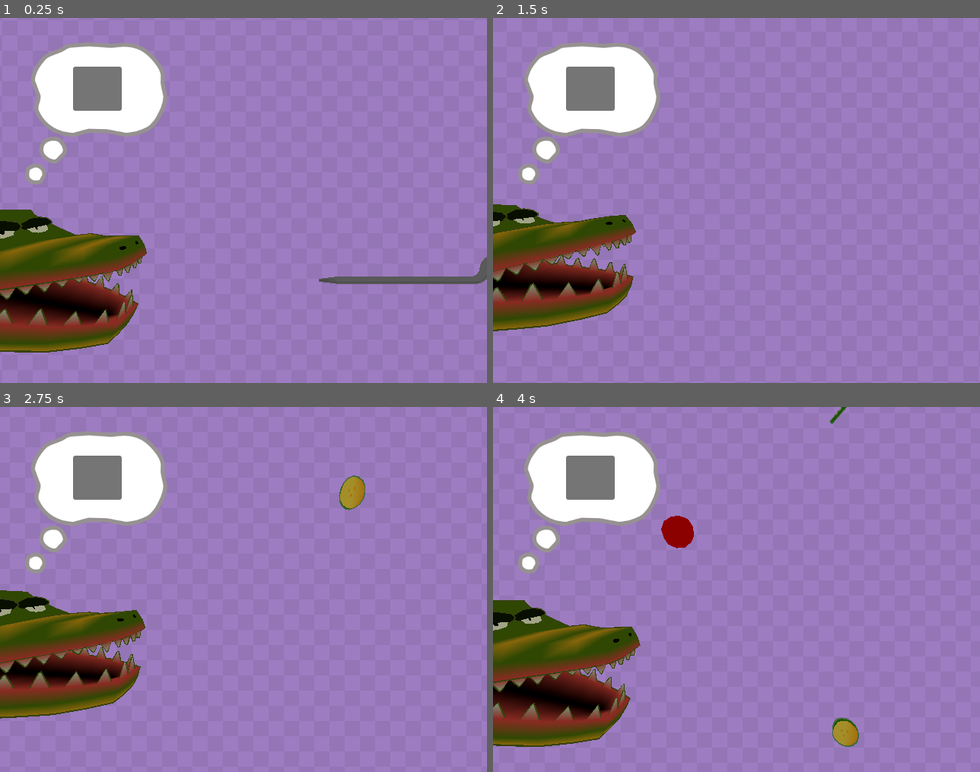
Above: before the commit, frames 1-4 (two rows, left to right).
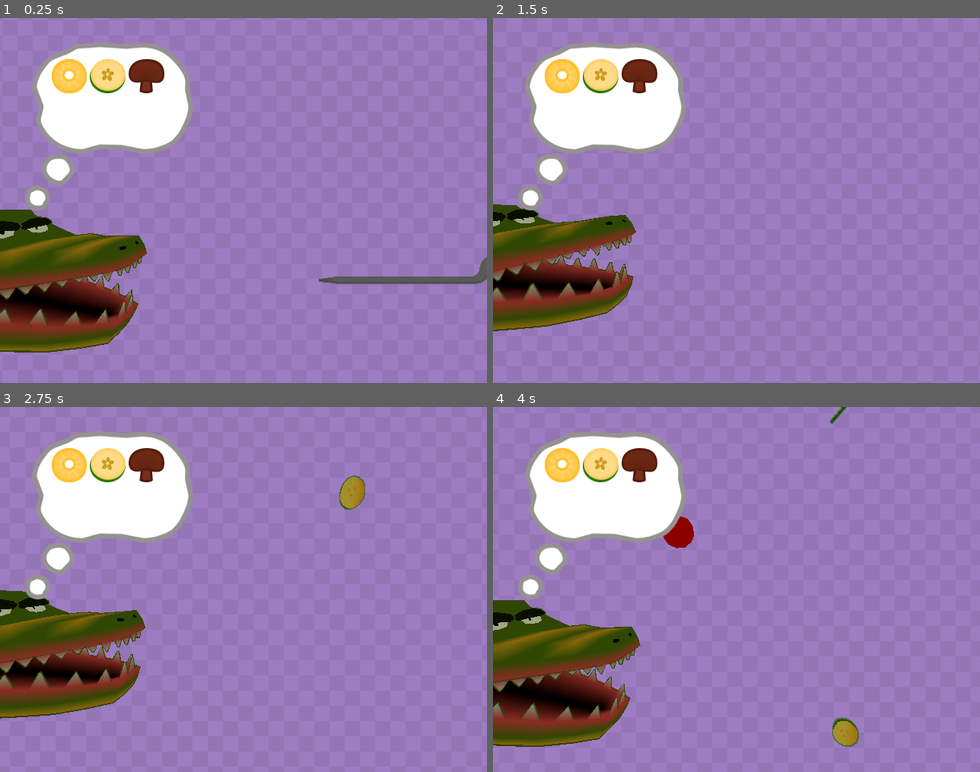
Above: after the commit, the same moments.

Repository: MartinLeGrand/AGES2026GameJam
Game: Godot game, scene res://Project/Maps/GameScene.tscn
The game is run twice, just before and just after one commit, with the same random seed, the same clock (stepped at 60 frames per second) and the same inputs. The engine's default icon, where the game draws it, is replaced by a stand-in: a white triangle on a blue panel in a dark square.
Inputs:
- Up to frame 1 (0.25 s): no input
- Up to frame 2 (1.5 s): hold Right (ui_right) 0.53-1.28 s; tap Space (chomp) at 0.6, 1.35 s; hold Left (ui_left) from 1.28 s (still down)
- Up to frame 3 (2.75 s): release Left (ui_left) at 2.03 s; hold Right (ui_right) from 2.03 s (still down); tap Space (chomp) at 2.1 s
- Up to frame 4 (4 s): tap Space (chomp) at 2.85, 3.6 s; release Right (ui_right) at 3.53 s; hold Left (ui_left) from 3.53 s (still down)

The runs differ from the first frame. In frame 1, 6.6% of the frame differs, in the area x 5-40%, y 6-53%; in frame 2, 6.6%; in frame 3, 6.6%; in frame 4, 6.6%.

Commit message:
order ui klar?

Diff:
--- a/Project/Maps/GameScene.tscn
+++ b/Project/Maps/GameScene.tscn
@@ -216,7 +216,6 @@
 
 [node name="Spear" parent="." unique_id=1700181818 instance=ExtResource("3_d62tq")]
 transform = Transform3D(1, 0, 0, 0, 1, 0, 0, 0, 1, 7.5, -3.5, -5)
-max_speed = 30.0
 max_move_x = 20.0
 
 [node name="TextEffectSpawner" parent="Spear" unique_id=902985388 node_paths=PackedStringArray("canvasLayer") instance=ExtResource("4_e8hnt")]
--- /dev/null
+++ b/Project/UI/Scenes/UI_OrderItem.tscn
@@ -0,0 +1,19 @@
+[gd_scene format=3 uid="uid://dxws8hw32xah2"]
+
+[ext_resource type="Script" uid="uid://d2orjnispmm5w" path="res://Project/UI/Scenes/ui_order_item.gd" id="1_6bxb0"]
+
+[node name="TextureRect" type="TextureRect" unique_id=758622574]
+anchors_preset = 8
+anchor_left = 0.5
+anchor_top = 0.5
+anchor_right = 0.5
+anchor_bottom = 0.5
+offset_left = -320.0
+offset_top = -240.0
+offset_right = -270.0
+offset_bottom = -190.0
+grow_horizontal = 2
+grow_vertical = 2
+pivot_offset_ratio = Vector2(0.5, 0.5)
+stretch_mode = 3
+script = ExtResource("1_6bxb0")
--- a/Project/UI/Scenes/UI_OrderThought.tscn
+++ b/Project/UI/Scenes/UI_OrderThought.tscn
@@ -1,6 +1,7 @@
 [gd_scene format=3 uid="uid://dk6kbpeod80hb"]
 
 [ext_resource type="Texture2D" uid="uid://cw6lg7x7s01oa" path="res://Project/UI/Inkscape/Order.png" id="1_6e0gk"]
+[ext_resource type="Script" uid="uid://blcsxa6ewbujf" path="res://Project/UI/Scenes/ui_order_thought.gd" id="1_ugtut"]
 
 [node name="UiOrderThought" type="Control" unique_id=1780630391]
 self_modulate = Color(1, 1, 1, 0)
@@ -10,19 +11,21 @@
 anchor_bottom = 1.0
 grow_horizontal = 2
 grow_vertical = 2
+script = ExtResource("1_ugtut")
 
 [node name="TextureRect" type="TextureRect" parent="." unique_id=661760367]
 layout_mode = 0
 offset_left = 33.0
 offset_top = 32.0
-offset_right = 220.0
-offset_bottom = 219.0
+offset_right = 254.0
+offset_bottom = 253.0
 texture = ExtResource("1_6e0gk")
 expand_mode = 1
 
-[node name="ItemList" type="ItemList" parent="TextureRect" unique_id=656972209]
+[node name="GridContainer" type="GridContainer" parent="TextureRect" unique_id=1390121343]
 layout_mode = 0
-offset_left = 63.0
-offset_top = 32.0
-offset_right = 127.0
-offset_bottom = 90.0
+offset_left = 35.0
+offset_top = 22.0
+offset_right = 185.0
+offset_bottom = 122.0
+columns = 3
--- /dev/null
+++ b/Project/UI/Scenes/ui_order_item.gd
@@ -0,0 +1,41 @@
+class_name OrderItem
+extends TextureRect
+
+@export var foodtype : Food.Type
+var mushroomIcon : String = "res://Project/UI/Inkscape/Ingredient_Mushroom.png"
+var pineappleIcon : String = "res://Project/UI/Inkscape/Ingredient_Pineapple.png"
+var tomatoIcon : String = "res://Project/UI/Inkscape/Ingredient_Tomat.png"
+var zucchiniIcon : String = "res://Project/UI/Inkscape/Ingredient_Zuchini.png"
+
+#func _ready() -> void:
+	#setFoodType(Food.Type.TOMATO)
+	#setTargetPrepared(Food.Prepared.COOKED)
+
+func setFoodType(food : Food.Type):
+	foodtype = food
+	if foodtype == Food.Type.MUSHROOM:
+		texture = load(mushroomIcon)
+	elif foodtype == Food.Type.PINEAPPLE:
+		texture = load(pineappleIcon)
+	elif foodtype == Food.Type.TOMATO:
+		texture = load(tomatoIcon)
+	elif foodtype == Food.Type.ZUCCHINI:
+		texture = load(zucchiniIcon)
+
+func setTargetPrepared(food : Food.Prepared):
+	match food:
+		Food.Prepared.RAW:
+			print_debug("RAW")
+			modulate = Color(1.0, 1.0, 1.0) # Normal
+		Food.Prepared.MEDIUM_RARE:
+			print_debug("RARE")
+			modulate = Color(1.0, 0.85, 0.85) # Slightly warm
+		Food.Prepared.COOKED:
+			print_debug("COOKED")
+			modulate = Color(0.85, 0.65, 0.65) # Darker, cooked look
+		Food.Prepared.BURNT:
+			print_debug("BURNT")
+			modulate = Color(0.5, 0.25, 0.25) # Dark and reddish-brown
+		Food.Prepared.COAL:
+			print_debug("COAL")
+			modulate = Color(0.2, 0.2, 0.2) # Charcoal dark gray
--- /dev/null
+++ b/Project/UI/Scenes/ui_order_thought.gd
@@ -0,0 +1,18 @@
+extends Control
+
+func _ready() -> void:
+	GameManager.order_created.connect(_on_order_created)
+
+	# behövs för att gamemanager skapar första ordern innan uien ens hinner instantiata.
+	if not GameManager.order.is_empty():
+		_on_order_created()
+
+func _on_order_created() -> void:
+	for child in $TextureRect/GridContainer.get_children():
+		child.queue_free()
+	print_debug("Order Received")
+	for request in GameManager.order:
+		var requestItem = OrderItem.new()
+		requestItem.setFoodType(request.type)
+		requestItem.setTargetPrepared(request.prepared)
+		$TextureRect/GridContainer.add_child(requestItem)
Not shown, added: Project/UI/Scenes/ui_order_item.gd.uid
Not shown, added: Project/UI/Scenes/ui_order_thought.gd.uid
